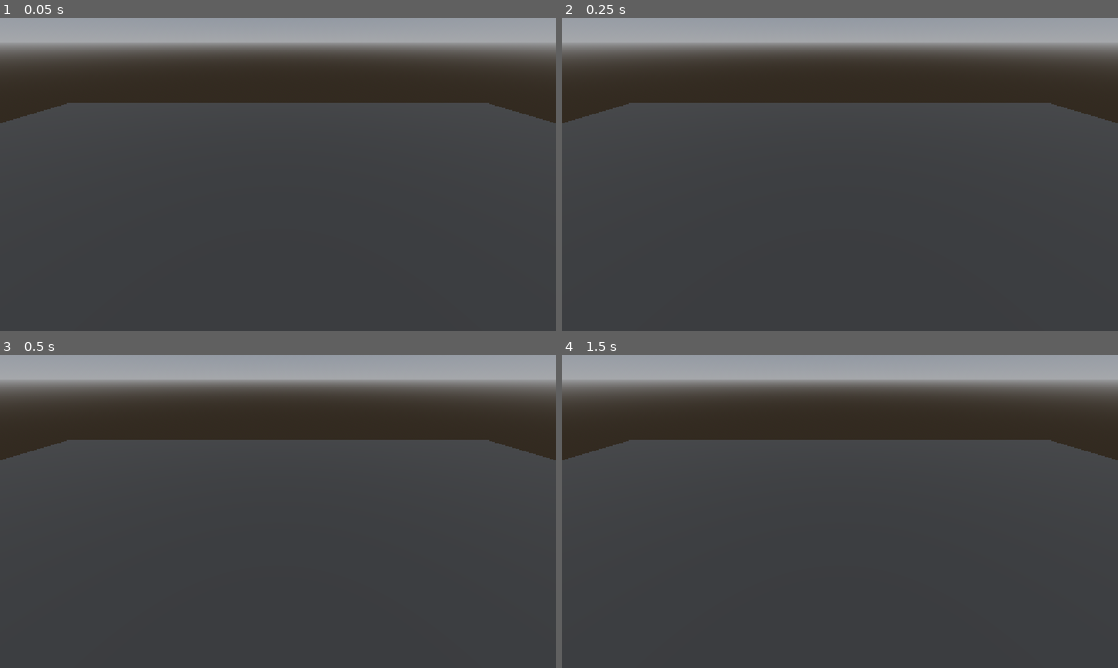
Above: before the commit, frames 1-4 (two rows, left to right).
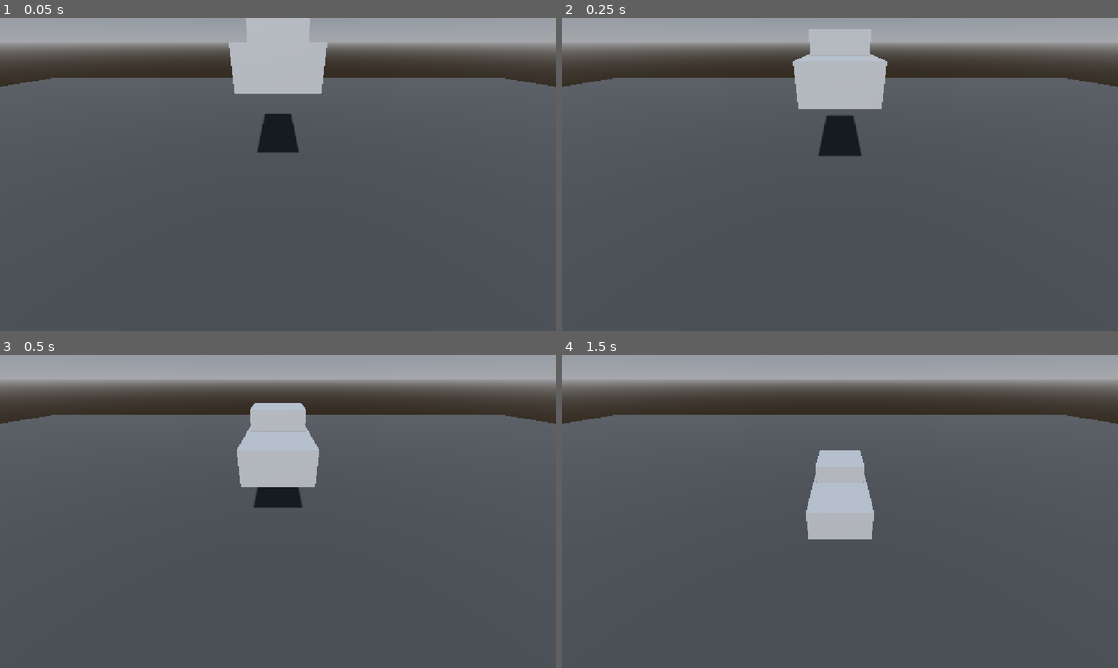
Above: after the commit, the same moments.

Repository: lucasezequielfranca/rayCastCar-Godot
Game: Godot game, scene res://level.tscn
Two runs of this game, one before a commit and one after it. Both use one fixed random seed, a clock stepped at 60 frames per second and the inputs below.
Inputs:
- Up to frame 1 (0.05 s): no input
- Up to frame 2 (0.25 s): no input
- Up to frame 3 (0.5 s): no input
- Up to frame 4 (1.5 s): tap Enter at 1.25 s

The runs differ from the first frame. In frame 1, 12% of the frame differs, in the area x 0-100%, y 0-43%; in frame 2, 12%; in frame 3, 12%; in frame 4, 12%.

Commit message:
started doing the wheel and car class

Diff:
--- /dev/null
+++ b/CarBodyClass.gd
@@ -0,0 +1,16 @@
+extends RigidBody3D
+class_name CarBody
+
+@export var FlSuspension : Suspension
+@export var FrSuspension : Suspension
+@export var RlSuspension : Suspension
+@export var RrSuspension : Suspension
+
+
+func _ready() -> void:
+	pass # Replace with function body.
+
+
+# Called every frame. 'delta' is the elapsed time since the previous frame.
+func _process(delta: float) -> void:
+	pass
--- /dev/null
+++ b/SuspensionClass.gd
@@ -0,0 +1,12 @@
+extends RayCast3D
+class_name Suspension
+
+
+# Called when the node enters the scene tree for the first time.
+func _ready() -> void:
+	pass # Replace with function body.
+
+
+# Called every frame. 'delta' is the elapsed time since the previous frame.
+func _process(delta: float) -> void:
+	pass
--- a/car_body.tscn
+++ b/car_body.tscn
@@ -1,4 +1,7 @@
 [gd_scene format=3 uid="uid://cc13rdexu2ia6"]
+
+[ext_resource type="Script" uid="uid://clq14ertl5m1y" path="res://SuspensionClass.gd" id="1_6stkd"]
+[ext_resource type="Script" uid="uid://ckabho6olif34" path="res://CarBodyClass.gd" id="1_24bfu"]
 
 [sub_resource type="BoxShape3D" id="BoxShape3D_vc1au"]
 size = Vector3(1.6, 0.8, 4.1)
@@ -9,7 +12,13 @@
 [sub_resource type="BoxMesh" id="BoxMesh_bphw3"]
 size = Vector3(1.4, 1.3, 1.6)
 
-[node name="CarBody" type="RigidBody3D" unique_id=357680580]
+[node name="CarBody" type="RigidBody3D" unique_id=357680580 node_paths=PackedStringArray("FlSuspension", "FrSuspension", "RlSuspension", "RrSuspension")]
+mass = 900.0
+script = ExtResource("1_24bfu")
+FlSuspension = NodePath("FlSuspension")
+FrSuspension = NodePath("FrSuspension")
+RlSuspension = NodePath("RlSuspension")
+RrSuspension = NodePath("RrSuspension")
 
 [node name="CollisionShape3D" type="CollisionShape3D" parent="." unique_id=1361145999]
 shape = SubResource("BoxShape3D_vc1au")
@@ -20,3 +29,23 @@
 [node name="CarMesh2" type="MeshInstance3D" parent="CarMesh" unique_id=242791086]
 transform = Transform3D(1, 0, 0, 0, 1, 0, 0, 0, 1, 0, 0.27038395, -0.37063956)
 mesh = SubResource("BoxMesh_bphw3")
+
+[node name="FlSuspension" type="RayCast3D" parent="." unique_id=882410116]
+transform = Transform3D(1, 0, 0, 0, 1, 0, 0, 0, 1, 0.6, 0, 1.2)
+debug_shape_custom_color = Color(1, 0, 0, 1)
+script = ExtResource("1_6stkd")
+
+[node name="FrSuspension" type="RayCast3D" parent="." unique_id=736402775]
+transform = Transform3D(1, 0, 0, 0, 1, 0, 0, 0, 1, -0.6, 0, 1.2)
+debug_shape_custom_color = Color(1, 0, 0, 1)
+script = ExtResource("1_6stkd")
+
+[node name="RlSuspension" type="RayCast3D" parent="." unique_id=1425001648]
+transform = Transform3D(1, 0, 0, 0, 1, 0, 0, 0, 1, 0.6, 0, -1.5)
+debug_shape_custom_color = Color(1, 0, 0, 1)
+script = ExtResource("1_6stkd")
+
+[node name="RrSuspension" type="RayCast3D" parent="." unique_id=1345868792]
+transform = Transform3D(1, 0, 0, 0, 1, 0, 0, 0, 1, -0.6, 0, -1.5)
+debug_shape_custom_color = Color(1, 0, 0, 1)
+script = ExtResource("1_6stkd")
--- a/level.tscn
+++ b/level.tscn
@@ -1,4 +1,6 @@
 [gd_scene format=3 uid="uid://c7pyelekwfsmc"]
+
+[ext_resource type="PackedScene" uid="uid://cc13rdexu2ia6" path="res://car_body.tscn" id="1_u52ul"]
 
 [sub_resource type="StandardMaterial3D" id="StandardMaterial3D_fmjdl"]
 albedo_color = Color(0.2231029, 0.2231029, 0.22310287, 1)
@@ -30,10 +32,14 @@
 shape = SubResource("BoxShape3D_rbw6d")
 
 [node name="Camera3D" type="Camera3D" parent="." unique_id=1112187476]
-transform = Transform3D(1, 0, 0, 0, 0.83750826, 0.5464247, 0, -0.5464247, 0.83750826, 0, 6.6728287, 0)
+transform = Transform3D(1, 0, 0, 0, 0.83750826, 0.5464247, 0, -0.5464247, 0.83750826, 0, 3.9160252, 0)
 
 [node name="DirectionalLight3D" type="DirectionalLight3D" parent="." unique_id=97228247]
 transform = Transform3D(1, 0, 0, 0, 0.7391144, 0.67357993, 0, -0.67357993, 0.7391144, 0.30930305, 8.660339, -2.7092986)
+shadow_enabled = true
 
 [node name="WorldEnvironment" type="WorldEnvironment" parent="." unique_id=1172885444]
 environment = SubResource("Environment_vc1au")
+
+[node name="CarBody" parent="." unique_id=357680580 instance=ExtResource("1_u52ul")]
+transform = Transform3D(1, 0, 0, 0, 1, 0, 0, 0, 1, 0, 3.5186687, -6.0106773)
Not shown, added: CarBodyClass.gd.uid
Not shown, added: SuspensionClass.gd.uid
